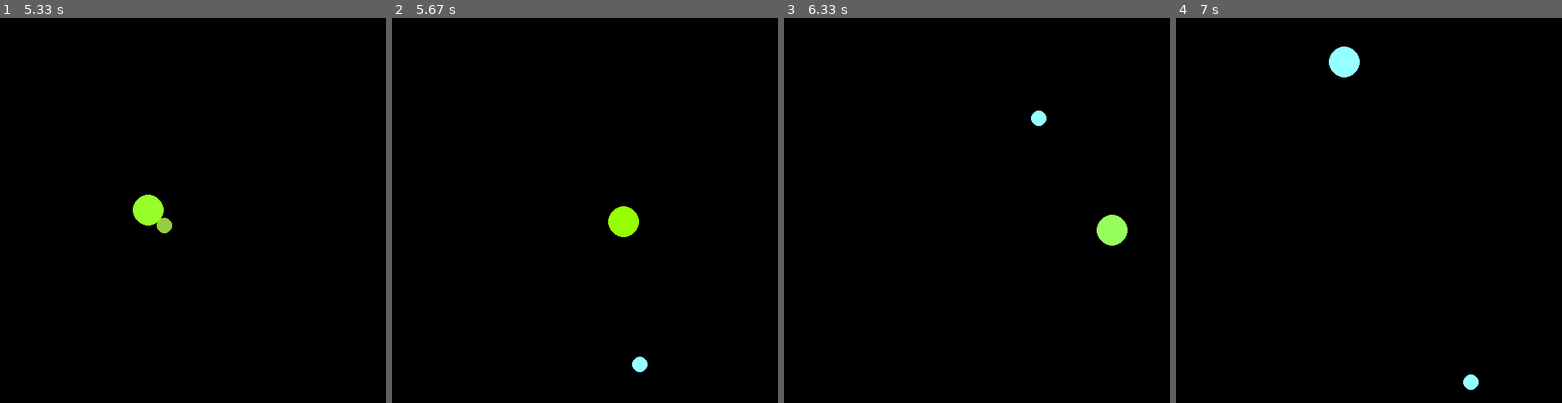
Above: before the commit, frames 1-4 (left to right).
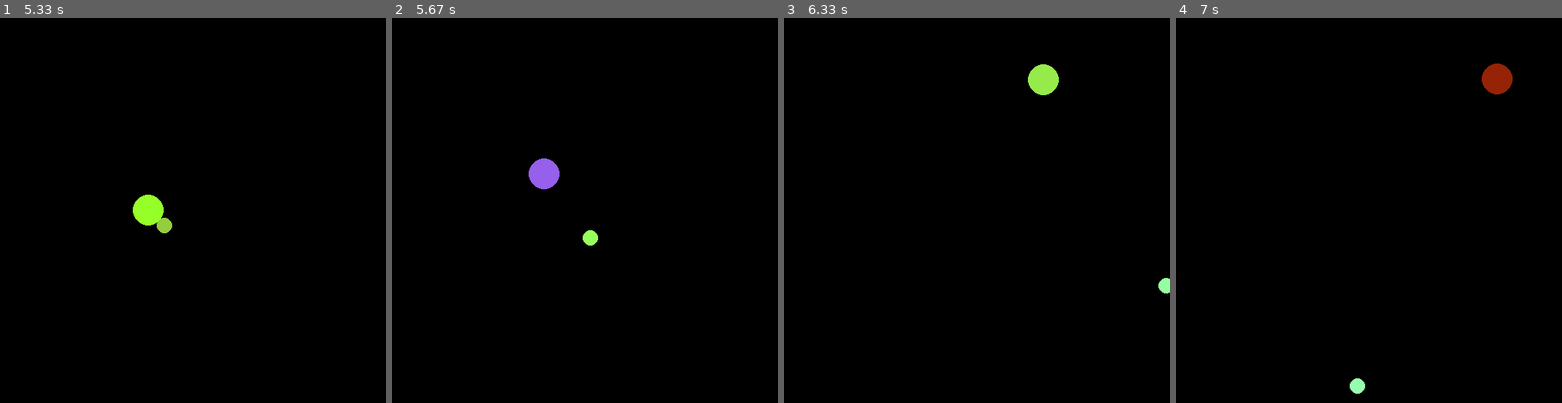
Above: after the commit, the same moments.

Repository: curlymario/mpit_cs_py_hw
Game: pygame game, started from lect_19/lab/5.second.py
The game is run twice, just before and just after one commit, with the same random seed, the same clock (stepped at 60 frames per second) and the same inputs.
Inputs:
- Up to frame 1 (5.33 s): hold Up 0.33-0.8 s; hold Right 0.83-1.47 s; hold Down 1.5-1.87 s; hold Left 1.9-2.37 s; hold Right 2.4-2.87 s; hold Up 2.9-3.2 s; hold Right 3.23-3.7 s; hold Left 3.73-4.27 s; hold Down 4.3-4.6 s; hold Left 4.63-5.03 s; hold Up from 5.07 s (still down)
- Up to frame 2 (5.67 s): release Up at 5.43 s; hold Right from 5.47 s (still down)
- Up to frame 3 (6.33 s): release Right at 6.1 s; hold Down from 6.13 s (still down)
- Up to frame 4 (7 s): release Down at 6.5 s; hold Left from 6.53 s (still down)

Frame 1 is identical in both runs. In frame 2, 1.2% of the frame differs, in the area x 35-67%, y 36-92%; in frame 3, 1.2%; in frame 4, 1.2%.

Commit message:
lab 19 task 5

Diff:
--- a/lect_19/lab/5.second.py
+++ b/lect_19/lab/5.second.py
@@ -10,6 +10,34 @@
 # (в нашем случае, это будет прямая, проходящая через центры шаров), вторая ось - перпендикуляр к первой.
 # Так вот, при упругом соударении, движение по первой оси изменится также, как если это былобы лобовое соударение шаров,
 # а по второй - не изменится.
+
+class Matrix:
+    def __init__(self, a1, a2, a3, a4):
+        self.A = [a1, a2, a3, a4]
+
+    def return_determinant(self):
+        return self.A[0]*self.A[3] + self.A[1]*self.A[2]
+
+    def minor(self):
+        self.A[0], self.A[3] = self.A[3], self.A[0]
+        self.A[1], self.A[2] = self.A[2], self.A[1]
+
+    def adjunct(self):
+        self.A[1] *= -1
+        self.A[2] *= -1
+
+    def transpone(self):
+        self.A[1], self.A[2] = self.A[2], self.A[1]
+
+    def inverse(self):
+        d = self.return_determinant()
+        self.minor()
+        self.adjunct()
+        self.transpone()
+        if d != 0:
+            for i in self.A:
+                i /= d
+
 
 class Vector:
     """
@@ -167,18 +195,31 @@
     def _bounce_others(self):
         for ball in self.balls:
             if ball is not self:
-                reach = self.position - ball.position
-                distance = reach.length()
-                if distance < self.radius + ball.radius: # if balls collapse
-                    direction = Vector(*reach.normalize())
-                    cross = Vector(direction.y, - direction.x)
-                    if cross * self.velocity < 0: # checking direction
-                        cross.x *= -1
-                        cross.y *= -1
-                    direction.x, direction.y = -direction.x, -direction.y # bounce
-                    new_direction = cross + direction
-                    newvelocity = new_direction * self.velocity.length()
-                    self.velocity = newvelocity
+                path = self.position - ball.position
+                distance = path.length() - (self.radius + ball.radius)
+                if distance <= 0:
+                    # Создаём новый базис и раскладываем его по осям координат:
+                    collapse_direction = Vector(*path.normalize())
+                    cross_direction = Vector(collapse_direction.y, - collapse_direction.x)
+                    # collapse_direction и cross_direction — ортонормированные векторы
+                    # раскладываем velocity по новому базису
+                    # находим матрицу перехода между базисами
+                    A = Matrix(collapse_direction.x, collapse_direction.y, cross_direction.x, cross_direction.y)
+                    if A.return_determinant() != 0 and A.return_determinant() != 0.0:
+                        A.inverse()
+                        # находим вектор движения в новом базисе
+                        newbasis_velocity = Vector()
+                        newbasis_velocity.x = (A.A[0] * self.velocity.x) + (A.A[2] * self.velocity.y)
+                        newbasis_velocity.y = (A.A[1] * self.velocity.x) + (A.A[3] * self.velocity.y)
+                        collapse_direction.x, collapse_direction.y = -collapse_direction.x, -collapse_direction.y # bounce
+                        # собираем обратно
+                        new_velocity = Vector()
+                        new_velocity.x = (collapse_direction.x * newbasis_velocity.x) + (cross_direction.x * newbasis_velocity.y)
+                        new_velocity.y = (collapse_direction.y * newbasis_velocity.x) + (cross_direction.y * newbasis_velocity.y)
+                        self.velocity = new_velocity
+                    else:
+                        self.velocity.x *= -1
+                        self.velocity.y *= -1
 
 
     def draw(self, screen):
